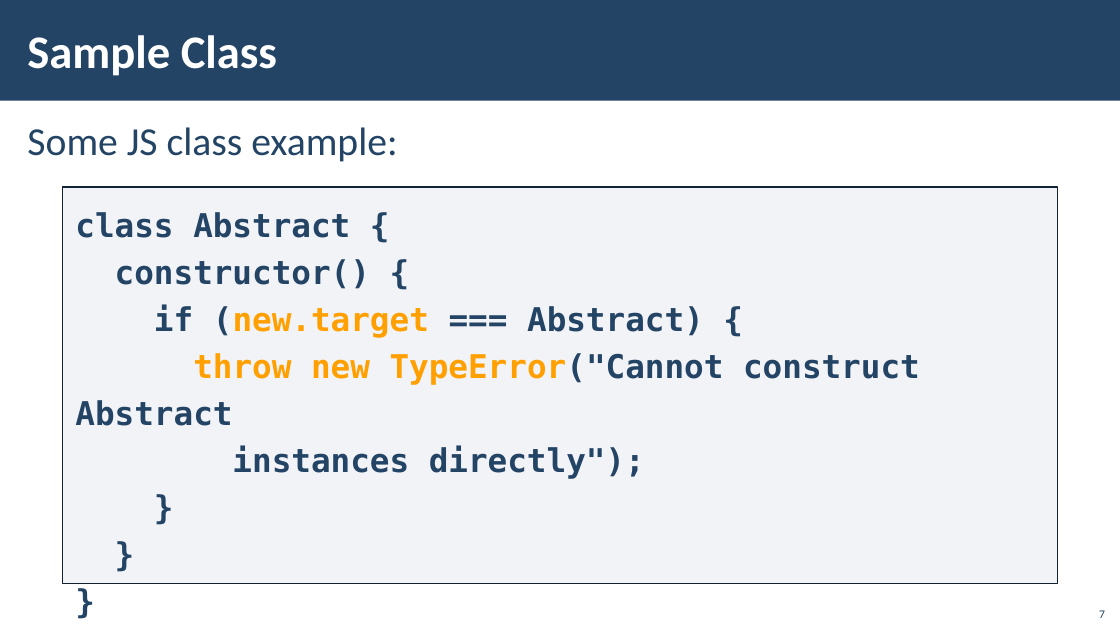
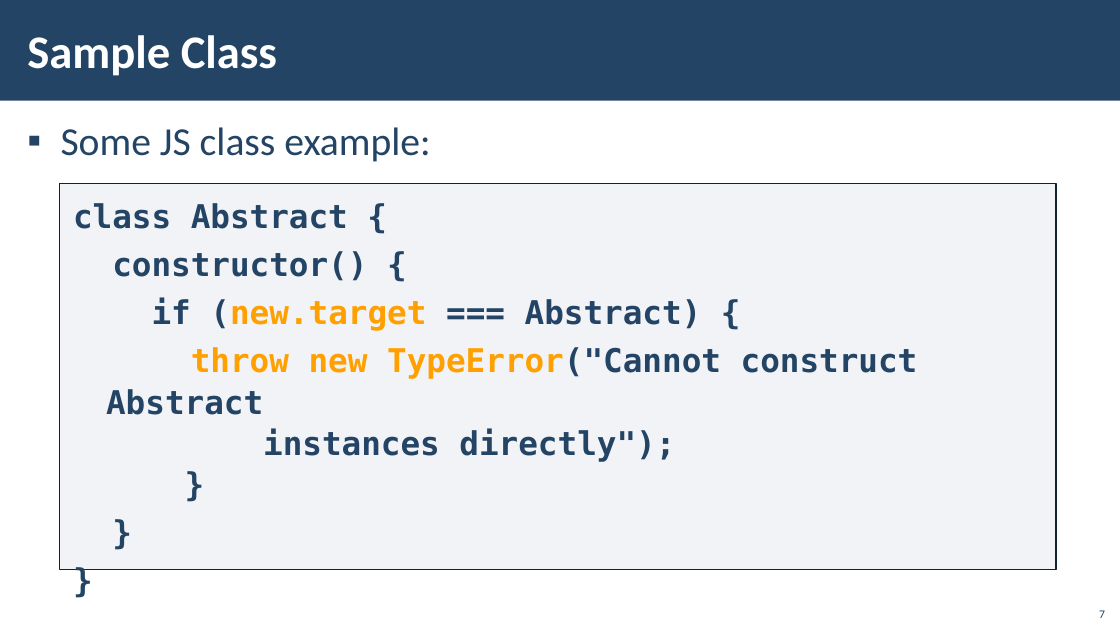
Before and after one commit to SoftUni/SoftUni-Course-Converter, a slide deck: slide 7 of Document-Templates/SoftUni-International-PowerPoint-Template-July-2020.pptx. Drawn at 1120x630 pixels with LibreOffice and Linux fonts; fonts in the diff are those of the drawing; background and template pictures are left out. Boxes give left, top, right and bottom in pixels: in the first picture for what was removed or moved away, otherwise in the second. Text is boxed around its words. In the diff, an @@ line names an element or a change of style, - is before the commit and + after.

```diff
--- a/Document-Templates/SoftUni-International-PowerPoint-Template-July-2020.pptx
+++ b/Document-Templates/SoftUni-International-PowerPoint-Template-July-2020.pptx
@@ text "Some JS class example:" at [61,127,430,162]: bullet none to ▪ @@
@@ text "class Abstract {": place and size @@
-text "class Abstract {" at [62,187,1058,584]
+text "class Abstract {" at [60,184,1056,570]
@@ text "class Abstract {" at [60,184,1056,570]: indent changed; line spacing 1.2 to 1.05; more space between paragraphs @@
```
Also in this commit, not shown: 2 other slides changed.
